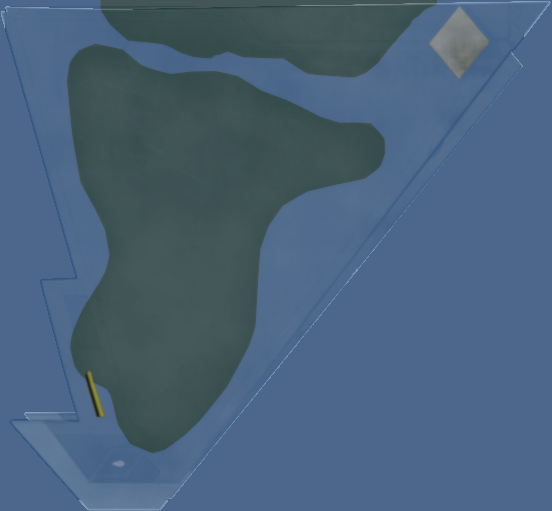
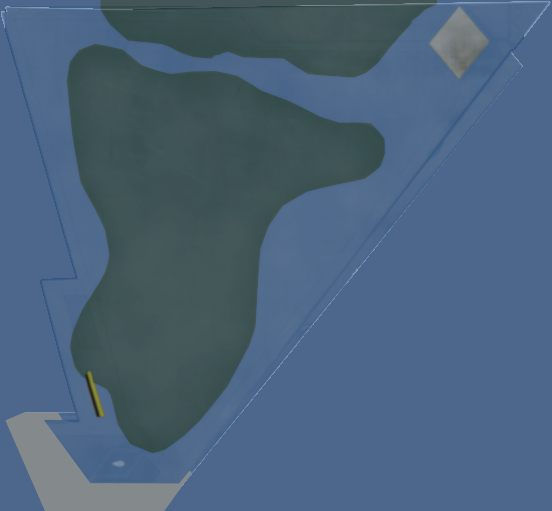
Comparing the layer stacks of the two 552×511 images. Changes:
painted on "wingright.png" over [5, 412, 192, 511]
